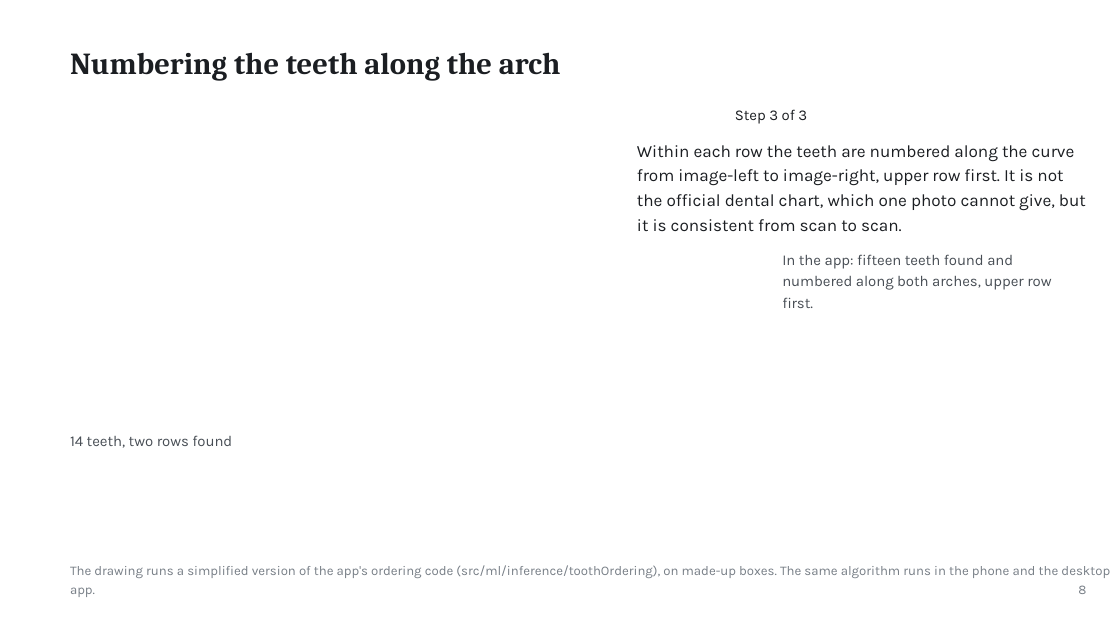
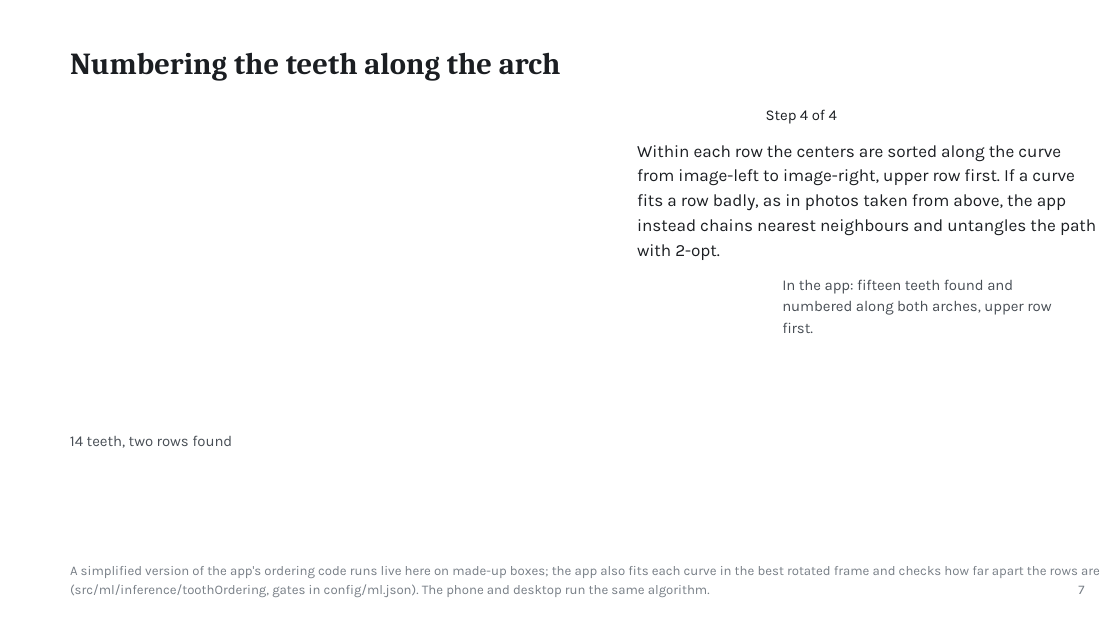
Before and after one commit to ertugrul-senturk/interactive-slides, a slide deck: slide 16 of public/decks/2026-11-smart-teeth.pptx. Drawn at 1120x630 pixels with LibreOffice and Linux fonts; fonts in the diff are those of the drawing; background and template pictures are left out. Boxes give left, top, right and bottom in pixels: in the first picture for what was removed or moved away, otherwise in the second. Text is boxed around its words. In the diff, an @@ line names an element or a change of style, - is before the commit and + after.

```diff
--- a/public/decks/2026-11-smart-teeth.pptx
+++ b/public/decks/2026-11-smart-teeth.pptx
@@ text at (766, 109, 837, 124): text changed @@
-Step 3 of 3
+Step 4 of 4
@@ text at (637, 145, 1075, 260): text changed @@
-Within each row the teeth are numbered along the curve
-from image-left to image-right, upper row first. It is not
-the official dental chart, which one photo cannot give, but
-it is consistent from scan to scan.
+Within each row the centers are sorted along the curve
+from image-left to image-right, upper row first. If a curve
+fits a row badly, as in photos taken from above, the app
+instead chains nearest neighbours and untangles the path
+with 2-opt.
@@ text "In the app: fifteen teeth ...": place and size @@
-text "In the app: fifteen teeth ..." at (782, 254, 1051, 308)
+text "In the app: fifteen teeth ..." at (782, 279, 1051, 333)
@@ text at (70, 566, 1047, 597): text changed @@
-The drawing runs a simplified version of the app's ordering code (src/ml/inference/toothOrdering), on made-up boxes. The same algorithm runs in the phone and the desktop
-app.
+A simplified version of the app's ordering code runs live here on made-up boxes; the app also fits each curve in the best rotated frame and checks how far apart the rows are
+(src/ml/inference/toothOrdering, gates in config/ml.json). The phone and desktop run the same algorithm.
@@ text at (1078, 586, 1084, 594): text changed @@
-8
+7
```
Also in this commit, not shown: 18 other slides changed, 17 slides added, 30 slides removed, 33 other files.
